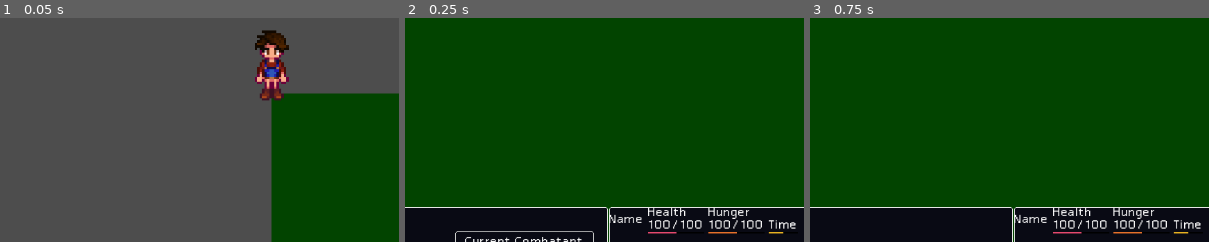
Above: before the commit, frames 1-3 (left to right).
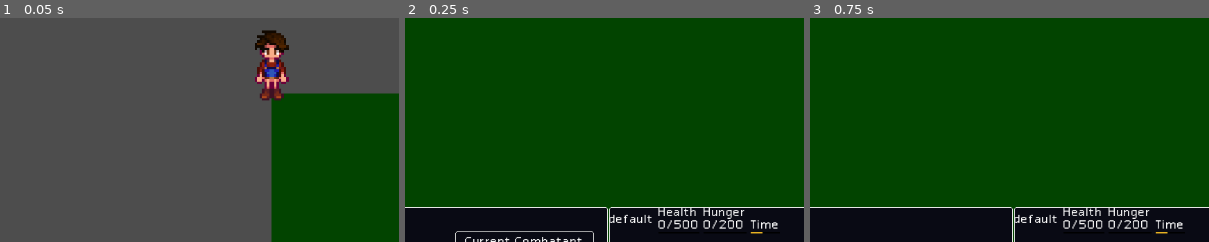
Above: after the commit, the same moments.

Repository: jfoote2003/Dungeon-of-the-Hungry
Game: Godot game, scene res://Menus/BattleMenu/BattleMenu.tscn
Two runs of this game, one before a commit and one after it. Both use one fixed random seed, a clock stepped at 60 frames per second and the inputs below. The project has no main scene, so this scene is started directly.
Inputs:
- Up to frame 1 (0.05 s): no input
- Up to frame 2 (0.25 s): no input
- Up to frame 3 (0.75 s): click "Fight" at 0.5 s
The pictures show only the part of the screen within x 16-66%, y 33-83%; the shares and areas given below are measured in that part.

Frame 1 is identical in both runs. In frame 2, 1.9% of the frame differs, in the area x 51-98%, y 84-97%; in frame 3, 1.9%.

Commit message:
combatant stat display fix

Diff:
--- a/Menus/BattleMenu/battle_manager.gd
+++ b/Menus/BattleMenu/battle_manager.gd
@@ -21,7 +21,7 @@
 var current_combatant : Combatant
 var target_cursor : int = 0 #index
 
-var battle_speed : float = 1.0
+var battle_speed : float = 2.5
 
 var selected_ability : Ability
 var valid_targets : Array[Combatant] = []
@@ -37,16 +37,13 @@
 	while current_battle_state == BattleState.running:
 		for combatant in all_combatants:
 			if combatant:
-
-				if not combatant.is_alive():
-					continue
-
-				process_combatant_turn(combatant)
-
-				if check_battle_conditions():
-					return
+				if combatant.is_atb_gauge_full():
+					process_combatant_turn(combatant)
+
+				combatant.increase_atb(combatant.get_speed())
 
 		await get_tree().process_frame
+		await get_tree().create_timer(battle_speed).timeout
 
 func process_combatant_turn(combatant : Combatant):
 	combatant.tick_status_effects()
@@ -54,15 +51,11 @@
 	if not combatant.is_alive():
 		return
 
-	if not combatant.atb_gauge == combatant.MAX_ATB:
-		combatant.increase_atb(combatant.get_speed())
-		return
-
 	if combatant.has_status(preload("uid://cmrd3jvxsygkx")): #berserk
 		resolve_abilities(combatant.make_basic_attack(), combatant, get_random_combatant())
 		return
 
-	if combatant.has_status(preload("uid://yj0upoagb63x")):
+	if combatant.has_status(preload("uid://yj0upoagb63x")): #sleep
 		combatant.queued_action = null
 		return
 
--- a/Menus/BattleMenu/battle_menu.gd
+++ b/Menus/BattleMenu/battle_menu.gd
@@ -8,32 +8,39 @@
 
 func _ready():
 	if allies[0]:
-		allies[0].stat_updated.connect(%player_stat_display.set_default)
-		print("ally 1 connected")
+		allies[0].stat_updated.connect(%player_stat_display.update_display)
+		%player_stat_display.update_display(allies[0])
+		#print("ally 1 connected")
 		%player_stat_display.visible = true
 		%BattleMenuCombatantDisplay.combatant = allies[0]
 	else:
 		%player_stat_display.visible = false
 		%BattleMenuCombatantDisplay.visible = false
+
 	if allies[1]:
-		allies[1].stat_updated.connect(%player_stat_display2.set_default)
-		print("ally 2 connected")
+		allies[1].stat_updated.connect(%player_stat_display2.update_display)
+		%player_stat_display2.update_display(allies[1])
+		#print("ally 2 connected")
 		%player_stat_display2.visible = true
 		%BattleMenuCombatantDisplay2.combatant = allies[1]
 	else:
 		%player_stat_display2.visible = false
 		%BattleMenuCombatantDisplay2.visible = false
+
 	if allies[2]:
-		allies[2].stat_updated.connect(%player_stat_display3.set_default)
-		print("ally 3 connected")
+		allies[2].stat_updated.connect(%player_stat_display3.update_display)
+		%player_stat_display3.update_display(allies[2])
+		#print("ally 3 connected")
 		%player_stat_display3.visible = true
 		%BattleMenuCombatantDisplay3.combatant = allies[2]
 	else:
 		%player_stat_display3.visible = false
 		%BattleMenuCombatantDisplay3.visible = false
+
 	if allies[3]:
-		allies[3].stat_updated.connect(%player_stat_display4.set_default)
-		print("ally 4 connected")
+		allies[3].stat_updated.connect(%player_stat_display4.update_display)
+		%player_stat_display4.update_display(allies[3])
+		#print("ally 4 connected")
 		%player_stat_display4.visible = true
 		%BattleMenuCombatantDisplay4.combatant = allies[3]
 	else:
--- a/Menus/BattleMenu/battle_ui.gd
+++ b/Menus/BattleMenu/battle_ui.gd
@@ -3,7 +3,7 @@
 func _ready() -> void:
 	for child in %VisualPlayers.get_children():
 		child.play_animation("none","down")
-		print("testing")
+		#print("testing")
 
 func show_option_menu():
 	%Options.visible = true
--- a/Menus/BattleMenu/player_stat_display.gd
+++ b/Menus/BattleMenu/player_stat_display.gd
@@ -1,6 +1,6 @@
 class_name PlayerStatDisplay extends HBoxContainer
 
-func set_default(member : Combatant):
+func update_display(member : Combatant):
 	%CombatantName.text = member.combatant_name
 	set_current_health(member.get_health())
 	set_max_health(member.get_max_health())
@@ -17,7 +17,7 @@
 	%HealthBar.max_value = max_health
 
 func set_current_hunger(current_hunger : int):
-	%CurrentHunger.test = str(current_hunger)
+	%CurrentHunger.text = str(current_hunger)
 	%HungerBar.value = current_hunger
 
 func set_max_hunger(max_hunger : int):
